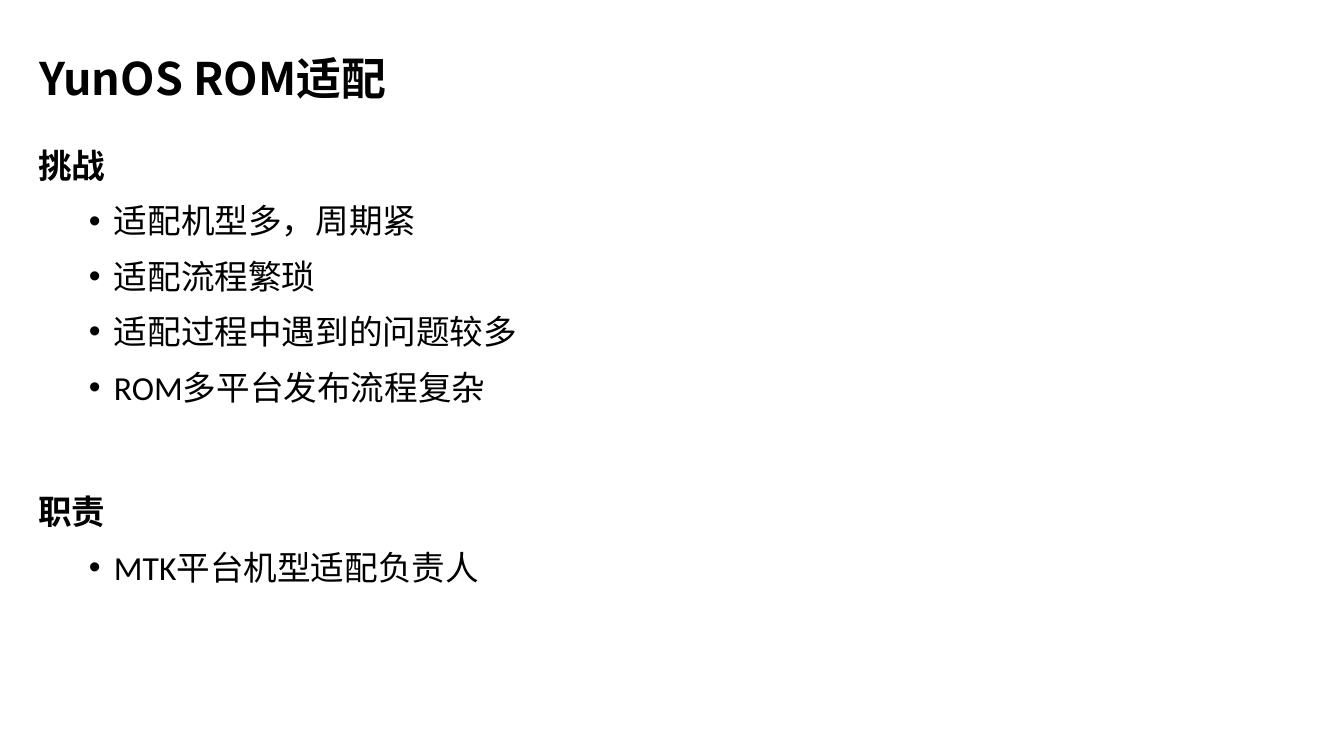
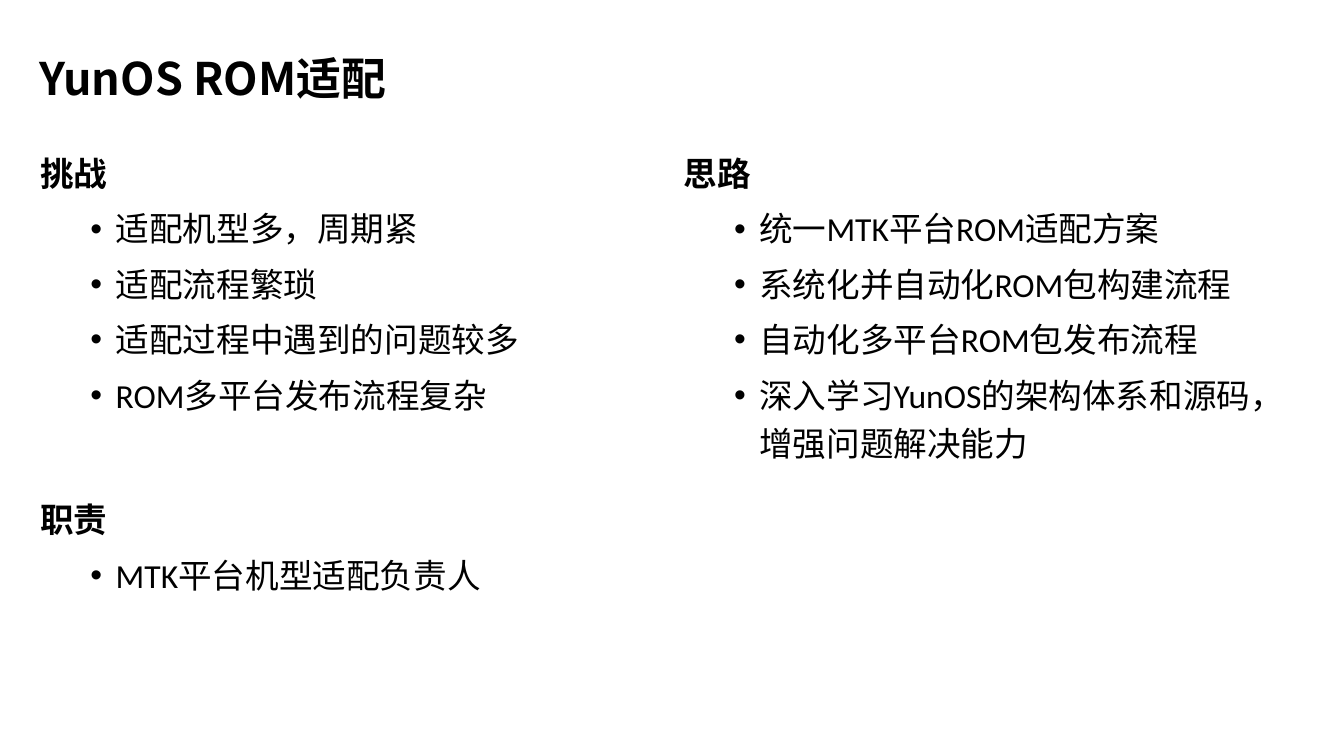
Before and after one commit to wangzhengyi/WangZhengyi, a slide deck: slide 4 of promote/2016阿里晋升述职.pptx. Drawn at 1344x756 pixels with LibreOffice and Linux fonts; fonts in the diff are those of the drawing; background and template pictures are left out. Boxes give left, top, right and bottom in pixels: in the first picture for what was removed or moved away, otherwise in the second. Text is boxed around its words. In the diff, an @@ line names an element or a change of style, - is before the commit and + after.

```diff
--- a/promote/2016阿里晋升述职.pptx
+++ b/promote/2016阿里晋升述职.pptx
@@ text "挑战": place and size @@
-text "挑战" at [38,149,517,583]
+text "挑战" at [40,157,519,591]
@@ text added at [684,157,1284,459], 24 pt, text #000000 @@
+思路
+  • 统一MTK平台ROM适配方案
+  • 系统化并自动化ROM包构建流程
+  • 自动化多平台ROM包发布流程
+  • 深入学习YunOS的架构体系和源码，增强问题解决能力
```
Also in this commit, not shown: 4 other slides changed, 3 slides added, 1 slide removed, 3 other files.
